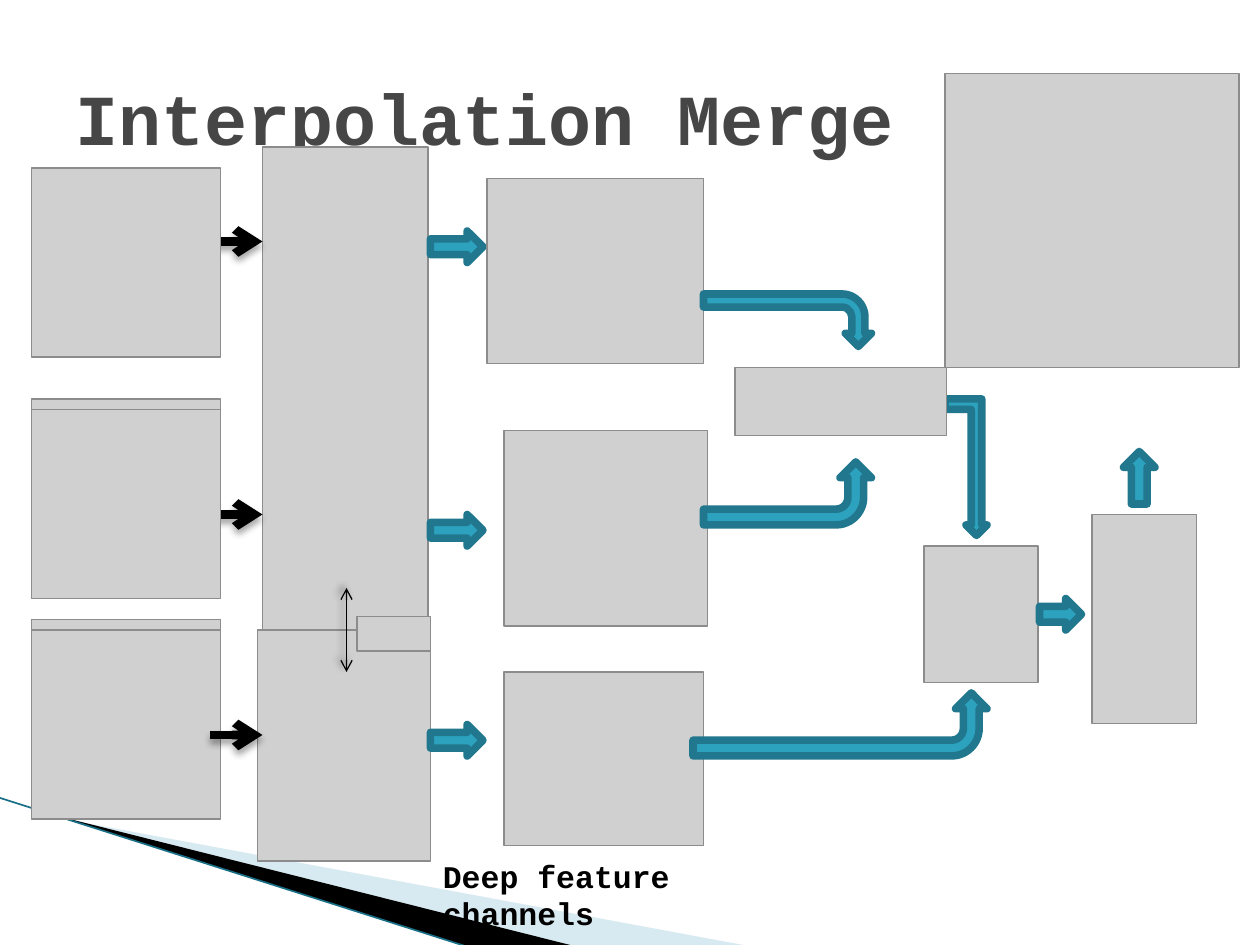
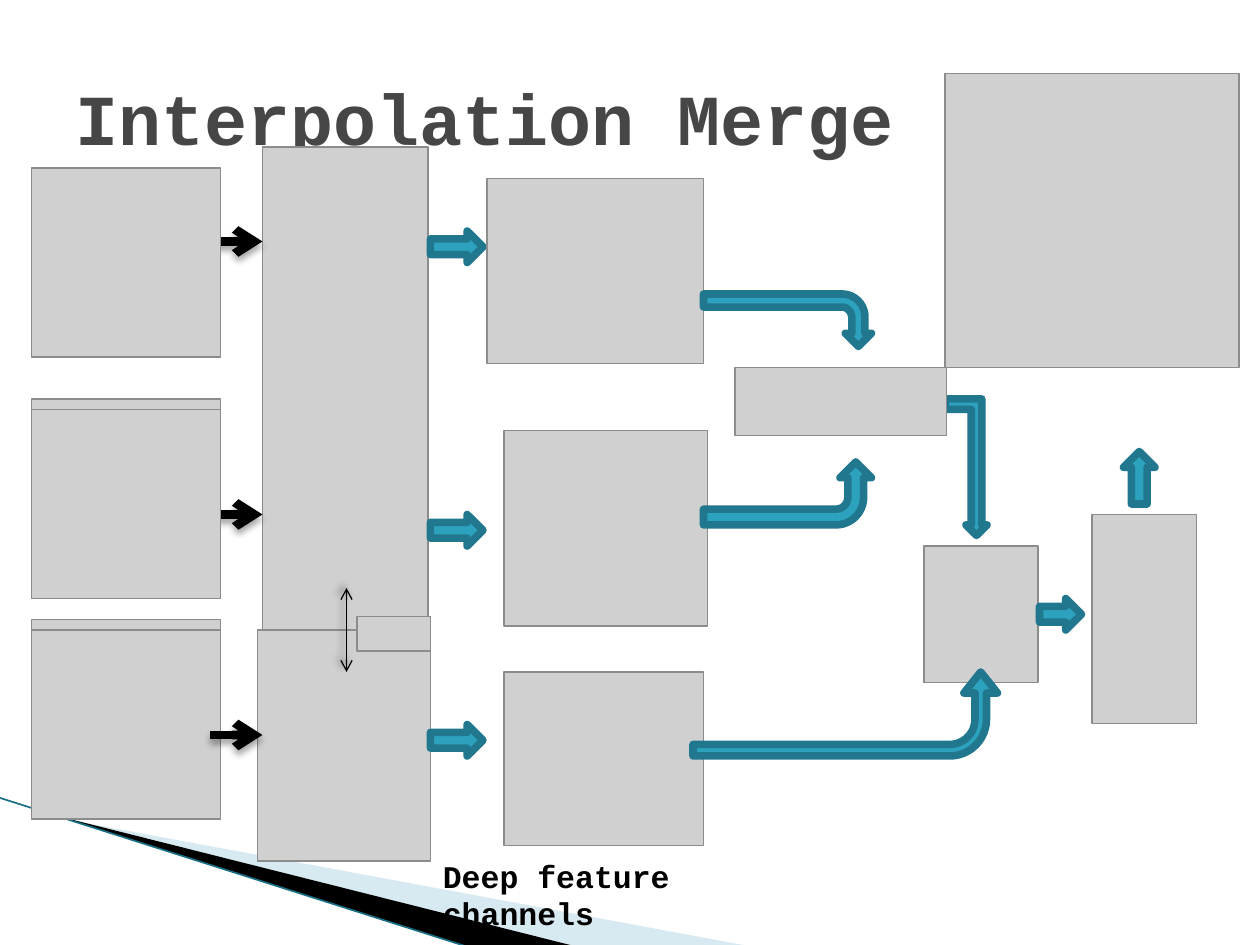
Before and after one commit to eyalw711/universal_style_transfer, a slide deck: slide 10 of ppt/Universal Style transfer via Feature Transform.pptx (slide 9 before the commit). Drawn at 1260x945 pixels with LibreOffice and Linux fonts; fonts in the diff are those of the drawing; grey boxes stand for pictures; background and template pictures are left out. Boxes give left, top, right and bottom in pixels: in the first picture for what was removed or moved away, otherwise in the second. Text is boxed around its words. In the diff, an @@ line names an element or a change of style, - is before the commit and + after.

Commit message:
ppt update

```diff
--- a/ppt/Universal Style transfer via Feature Transform.pptx
+++ b/ppt/Universal Style transfer via Feature Transform.pptx
@@ bent arrow: place and size @@
-bent arrow at (694, 692, 987, 755)
+bent arrow at (694, 672, 999, 757)
@@ bent arrow at (694, 672, 999, 757): proportions changed @@
```
Also in this commit, not shown: 3 other slides changed, 2 slides added, 1 other file.
